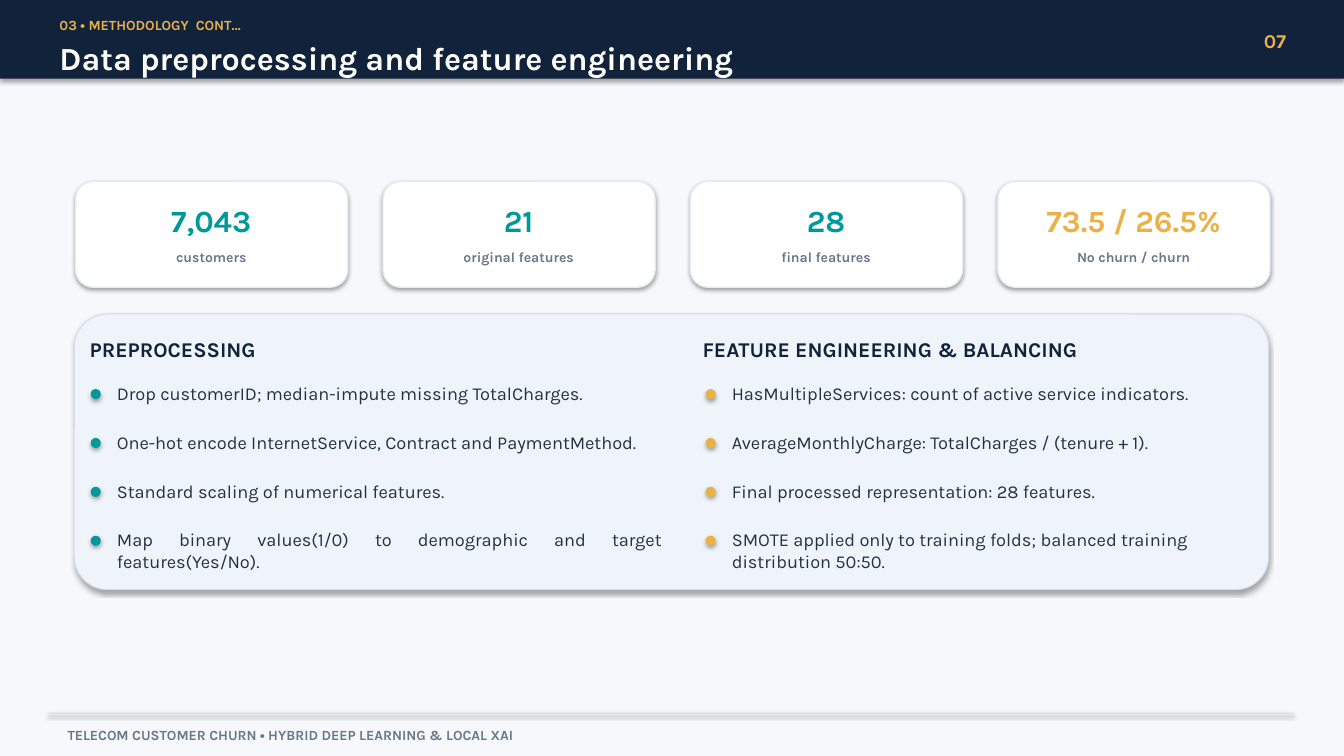
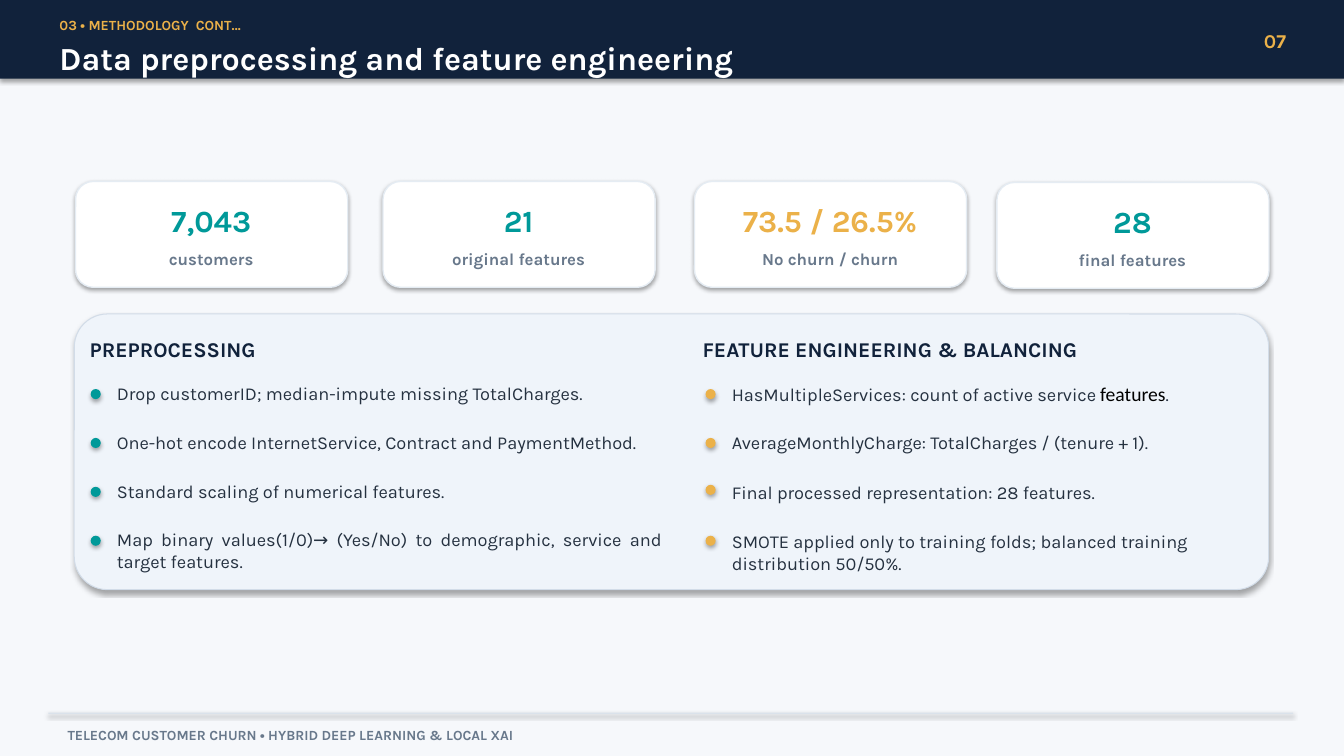
Before and after one commit to FanuelMichael/XAI_course-work, a slide deck: slide 7 of Power-point presentation/Presentation.pptx. Drawn at 1344x756 pixels with LibreOffice and Linux fonts; fonts in the diff are those of the drawing. Boxes give left, top, right and bottom in pixels: in the first picture for what was removed or moved away, otherwise in the second. Text is boxed around its words. In the diff, an @@ line names an element or a change of style, - is before the commit and + after.

```diff
--- a/Power-point presentation/Presentation.pptx
+++ b/Power-point presentation/Presentation.pptx
@@ rounded rectangle: place and size @@
-rounded rectangle at [998, 181, 1270, 287]
+rounded rectangle at [695, 181, 967, 287]
@@ text "73.5 / 26.5%": place and size @@
-text "73.5 / 26.5%" at [1046, 211, 1220, 233]
+text "73.5 / 26.5%" at [743, 211, 917, 233]
@@ rounded rectangle: place and size @@
-rounded rectangle at [691, 181, 963, 287]
+rounded rectangle at [997, 182, 1269, 288]
@@ text "28": place and size @@
-text "28" at [807, 211, 845, 233]
+text "28" at [1113, 212, 1151, 234]
@@ text "No churn / churn": place and size @@
-text "No churn / churn" at [1077, 252, 1190, 262]
+text "No churn / churn" at [762, 253, 898, 265]
@@ size 10 to 12 pt in 4 elements at [169, 254, 254, 265], [452, 253, 585, 269], [762, 253, 898, 265], [1079, 254, 1186, 266] @@
@@ text "final features": place and size @@
-text "final features" at [781, 252, 871, 262]
+text "final features" at [1079, 254, 1186, 266]
@@ text at [732, 387, 1165, 406]: text changed @@
-HasMultipleServices: count of active service indicators.
+HasMultipleServices: count of active service features.
@@ text at [117, 532, 662, 573]: text changed @@
-Map binary values(1/0) to demographic and target features(Yes/No).
+Map binary values(1/0)→ (Yes/No) to demographic, service and target features.
@@ text at [732, 535, 1187, 572]: text changed @@
-SMOTE applied only to training folds; balanced training distribution 50:50.
+SMOTE applied only to training folds; balanced training distribution 50/50%.
```
Also in this commit, not shown: 6 other slides changed, 1 other file.
